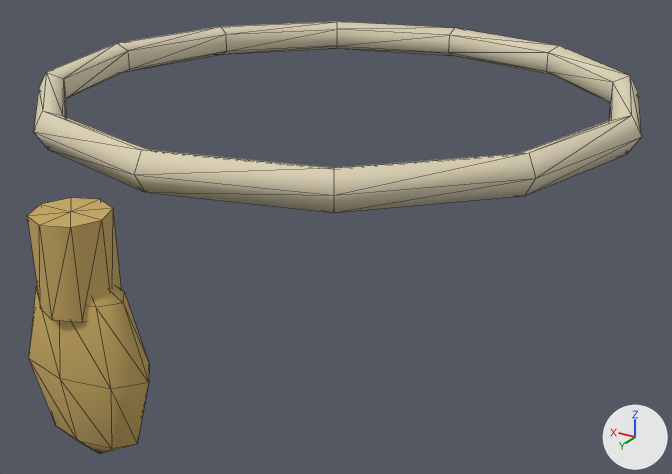
A saved change to the glTF model public/assets/island/characters/wear/x2_necklace_pottery_vase_low.glb.
Rendered twice from a 50 mm camera at (-0.313, 0.523, 1.23) aimed at (-0.016, 0.027, 0.982). The axes (+X, +Y, +Z) are drawn at lower right. The lights are the same throughout. The first picture is the older version. Mesh edges are drawn as thin lines. Vertices at exactly the same position are counted once.

Objects in the first picture: 'BakedF1'.
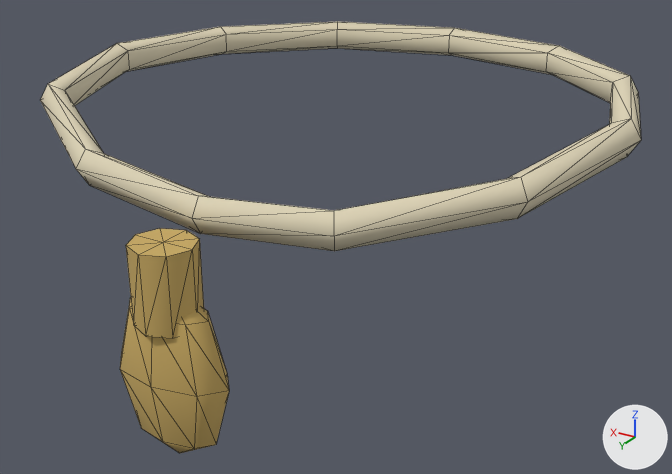
What differs and where, as boxes (x1, y1, x2, y2) in the pictures (672 x 474 px; the box of a moved part takes in the faces that stretch with it):
'BakedF1', reshaped: before (27, 21, 642, 454); after (40, 21, 641, 453)
part 1 of me_mesh_0, moved or reshaped: before (28, 286, 149, 454); after (120, 298, 229, 453)
part 2 of me_mesh_0, moved or reshaped: before (27, 198, 122, 322); after (126, 228, 204, 338)
part 3 of me_mesh_0, moved or reshaped: before (34, 43, 642, 213); after (40, 43, 641, 251)

Diff of the bpy script that builds the scene:
```diff
--- a/public/assets/island/characters/wear/x2_necklace_pottery_vase_low.glb.py
+++ b/public/assets/island/characters/wear/x2_necklace_pottery_vase_low.glb.py
@@ me_mesh_0 @@
 # used by ob_bakedf1; location = (0.0, 0.0, 0.0)
-me_mesh_0.from_pydata(...)  # 104 vertices, 200 faces; spans x -0.201..0.201, y -0.196..0.259, z 0.934..1.086
+me_mesh_0.from_pydata(...)  # 104 vertices, 200 faces; spans x -0.201..0.201, y -0.196..0.198, z 0.896..1.086
+# me_mesh_0 part 1: the loose piece of 26 vertices spanning x -0.039..0.039, y 0.221..0.259, z 0.934..1.046 is moved by (0.0, -0.061, -0.038)
+# me_mesh_0 part 2: the loose piece of 18 vertices spanning x -0.02..0.02, y 0.221..0.259, z 1.022..1.07 is moved by (0.0, -0.061, -0.038)
+# me_mesh_0 part 3
+# 5 vertices in x 0.159..0.174, y 0.089..0.098, z 1.064..1.086 move by (0.0, 0.0, -0.008)
+# 5 vertices in x -0.201..-0.183, y 0.0, z 1.064..1.086 move by (0.0, 0.0, -0.002)
+# 5 vertices in x -0.174..-0.159, y 0.089..0.098, z 1.064..1.086 move by (0.004, -0.002, -0.014)
+# 3 vertices in x 0.0, y 0.189..0.196, z 1.064..1.086 move by (0.0, -0.041, -0.038)
+# 12 vertices move from x -0.1..0.1, y 0.155..0.179, z 1.064..1.086 to x -0.087..0.09, y 0.132..0.151, z 1.03..1.06
 me_mesh_0.materials.append(mat_fixed)
```
